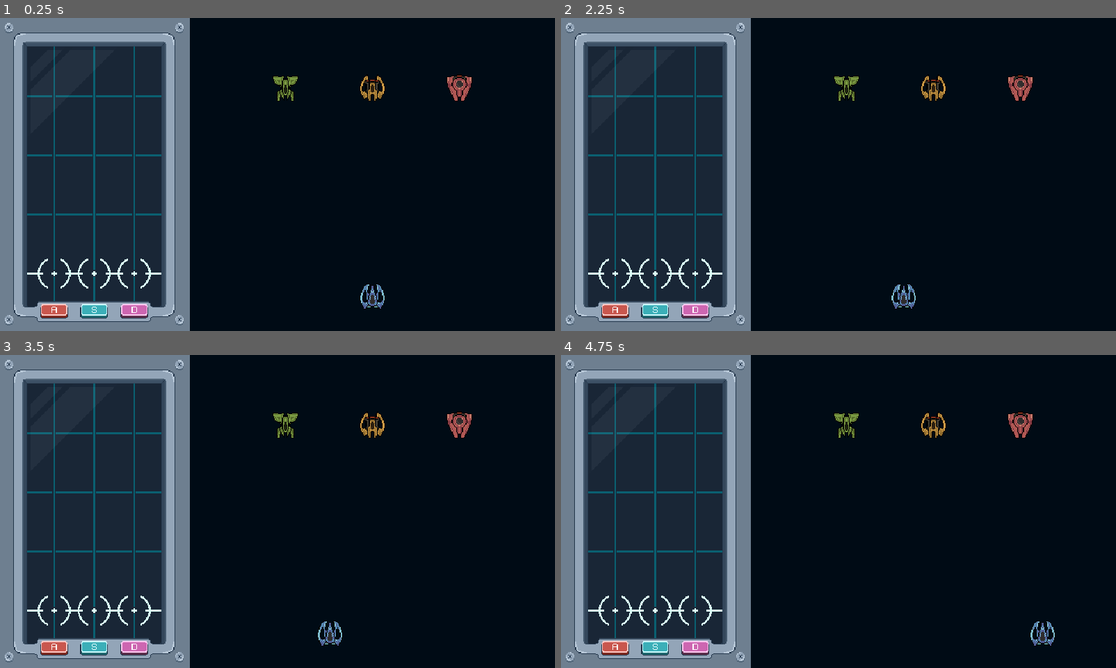
Above: before the commit, frames 1-4 (two rows, left to right).
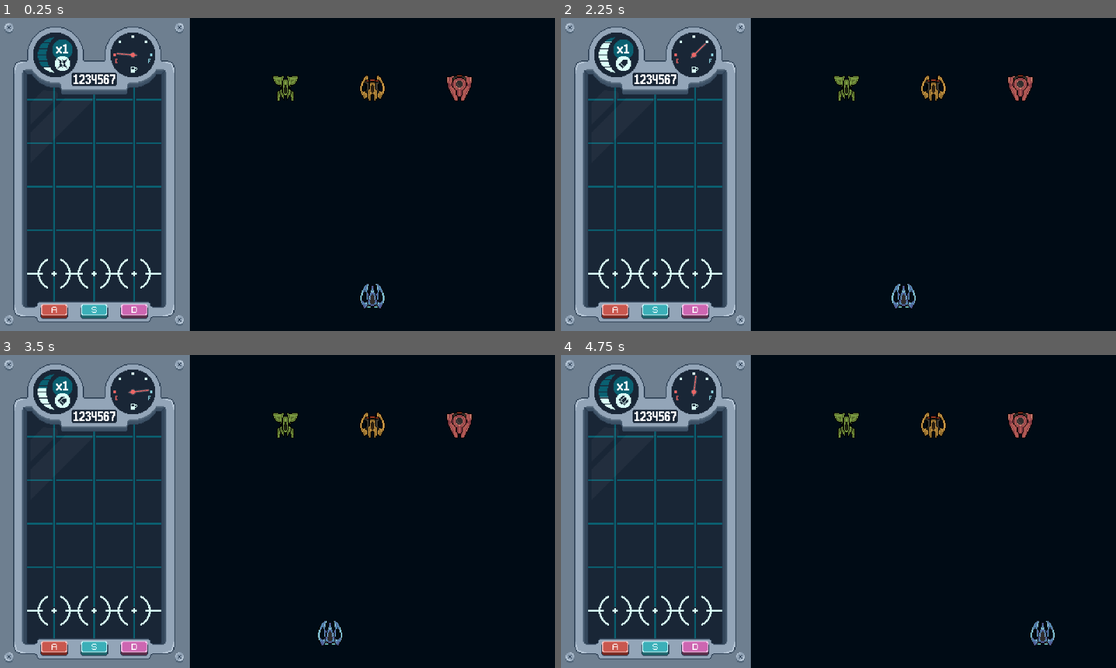
Above: after the commit, the same moments.

Repository: diego-acevedo/grabeaty
Game: Godot game, scene res://scenes/main.tscn
Two runs of this game, one before a commit and one after it. Both use one fixed random seed, a clock stepped at 60 frames per second and the inputs below.
Inputs:
- Up to frame 1 (0.25 s): no input
- Up to frame 2 (2.25 s): tap Enter (Pause) at 0.5 s; hold Right (move_right) 0.53-1.25 s; click "RESUME" at 1.25 s; tap Space at 2 s; hold Left (move_left) from 2.03 s (still down)
- Up to frame 3 (3.5 s): release Left (move_left) at 2.78 s; hold Right (move_right) from 2.78 s (still down)
- Up to frame 4 (4.75 s): release Right (move_right) at 4.28 s; hold Left (move_left) from 4.28 s (still down)

The runs differ from the first frame. In frame 1, 5.6% of the frame differs, in the area x 0-85%, y 1-98%; in frame 2, 5.6%; in frame 3, 5.6%; in frame 4, 5.6%.

Commit message:
feat: add elements to UI

Diff:
--- a/project.godot
+++ b/project.godot
@@ -20,6 +20,7 @@
 window/size/viewport_width=1920
 window/size/viewport_height=1080
 window/stretch/mode="canvas_items"
+window/stretch/scale_mode="integer"
 
 [input]
 
--- /dev/null
+++ b/resources/score_label.tres
@@ -0,0 +1,6 @@
+[gd_resource type="Theme" load_steps=2 format=3 uid="uid://ba8vlg8spmhxl"]
+
+[ext_resource type="FontFile" uid="uid://bj8msmm1wy6tk" path="res://assets/fonts/m6x11.ttf" id="1_sfa6d"]
+
+[resource]
+Label/fonts/font = ExtResource("1_sfa6d")
--- /dev/null
+++ b/scenes/rythm/meters/bonus_icon.tscn
@@ -0,0 +1,7 @@
+[gd_scene load_steps=2 format=3 uid="uid://ckhntsher1agx"]
+
+[ext_resource type="Texture2D" uid="uid://803byuavk44q" path="res://assets/ui/bonus-icons.png" id="1_rncf8"]
+
+[node name="BonusIcon" type="Sprite2D"]
+texture = ExtResource("1_rncf8")
+hframes = 5
--- /dev/null
+++ b/scenes/rythm/meters/bonus_meter.tscn
@@ -0,0 +1,9 @@
+[gd_scene load_steps=3 format=3 uid="uid://bkogdnrgevpja"]
+
+[ext_resource type="Texture2D" uid="uid://cas1ifyb7rvr8" path="res://assets/ui/bonus-bar-empty.png" id="1_4i5mk"]
+[ext_resource type="Texture2D" uid="uid://dplgie3f7hyv7" path="res://assets/ui/bonus-bar-full.png" id="2_yosvv"]
+
+[node name="BonusMeter" type="TextureProgressBar"]
+fill_mode = 3
+texture_under = ExtResource("1_4i5mk")
+texture_progress = ExtResource("2_yosvv")
--- /dev/null
+++ b/scenes/rythm/meters/fuel_meter.tscn
@@ -0,0 +1,7 @@
+[gd_scene load_steps=2 format=3 uid="uid://bxq7ppaikudr"]
+
+[ext_resource type="Texture2D" uid="uid://cln5suno5xtad" path="res://assets/ui/fuel-meter.png" id="1_4vi1u"]
+
+[node name="FuelMeter" type="Sprite2D"]
+texture = ExtResource("1_4vi1u")
+offset = Vector2(0, -7)
--- a/scenes/rythm/rythm.tscn
+++ b/scenes/rythm/rythm.tscn
@@ -7,6 +7,10 @@
 [ext_resource type="AudioStream" uid="uid://bep8gylx7lt8r" path="res://assets/music/C6-Gummy Dance.mp3" id="4_13bks"]
 [ext_resource type="PackedScene" uid="uid://de03bf22k1vbg" path="res://scenes/rythm/inputs/key.tscn" id="4_a5f15"]
 [ext_resource type="PackedScene" uid="uid://bqwq6l7myomal" path="res://scenes/rythm/inputs/button.tscn" id="7_pq5ht"]
+[ext_resource type="PackedScene" uid="uid://bkogdnrgevpja" path="res://scenes/rythm/meters/bonus_meter.tscn" id="8_xs5mq"]
+[ext_resource type="PackedScene" uid="uid://bxq7ppaikudr" path="res://scenes/rythm/meters/fuel_meter.tscn" id="9_0r415"]
+[ext_resource type="PackedScene" uid="uid://ckhntsher1agx" path="res://scenes/rythm/meters/bonus_icon.tscn" id="10_btvpe"]
+[ext_resource type="Theme" uid="uid://ba8vlg8spmhxl" path="res://resources/score_label.tres" id="11_55ixq"]
 
 [node name="Rythm" type="Node2D"]
 script = ExtResource("1_fcyd0")
@@ -64,3 +68,37 @@
 position = Vector2(46, 0)
 frame = 4
 key = "D"
+
+[node name="Meters" type="Node2D" parent="UI"]
+
+[node name="BonusMeter" parent="UI/Meters" instance=ExtResource("8_xs5mq")]
+offset_left = -65.0
+offset_top = -158.0
+offset_right = -46.0
+offset_bottom = -117.0
+
+[node name="FuelMeter" parent="UI/Meters" instance=ExtResource("9_0r415")]
+position = Vector2(44.5, -137.5)
+
+[node name="BonusIcon" parent="UI/Meters" instance=ExtResource("10_btvpe")]
+position = Vector2(-36.5, -127.5)
+
+[node name="Score" type="Label" parent="UI/Meters"]
+offset_left = -25.0
+offset_top = -117.0
+offset_right = 27.0
+offset_bottom = -98.0
+theme = ExtResource("11_55ixq")
+text = "1234567"
+horizontal_alignment = 1
+vertical_alignment = 1
+
+[node name="Bonus" type="Label" parent="UI/Meters"]
+offset_left = -56.0
+offset_top = -154.0
+offset_right = -16.0
+offset_bottom = -131.0
+theme = ExtResource("11_55ixq")
+text = "x1"
+horizontal_alignment = 1
+vertical_alignment = 1
--- a/scripts/rythm/rythm.gd
+++ b/scripts/rythm/rythm.gd
@@ -1,4 +1,8 @@
 extends Node2D
+
+@onready var bonus_meter: TextureProgressBar = $UI/Meters/BonusMeter
+@onready var fuel_meter: Sprite2D = $UI/Meters/FuelMeter
+@onready var bonus_icon: Sprite2D = $UI/Meters/BonusIcon
 
 func _input(event: InputEvent) -> void:
 
@@ -10,3 +14,14 @@
 
 func pass_to_main():
 	get_parent().correct_to_shoot()
+
+
+func _physics_process(_delta: float) -> void:
+	if (bonus_meter.value < 100):
+		bonus_meter.value += 1
+	else:
+		bonus_meter.value = 0
+
+	fuel_meter.rotation = 1.5*sin(Time.get_unix_time_from_system())
+
+	bonus_icon.frame = int (Time.get_unix_time_from_system()) % 5
Binary file added: assets/fonts/m6x11.ttf
Not shown, added: assets/fonts/m6x11.ttf.import
Binary file changed: assets/ui/background_rythm.png
Binary file added: assets/ui/bonus-bar-empty.png
Not shown, added: assets/ui/bonus-bar-empty.png.import
Binary file added: assets/ui/bonus-bar-full.png
Not shown, added: assets/ui/bonus-bar-full.png.import
Binary file added: assets/ui/bonus-icons.png
Not shown, added: assets/ui/bonus-icons.png.import
Binary file changed: assets/ui/foreground_rythm.png
Binary file added: assets/ui/fuel-meter.png
Not shown, added: assets/ui/fuel-meter.png.import
(and 1 more such lines)
